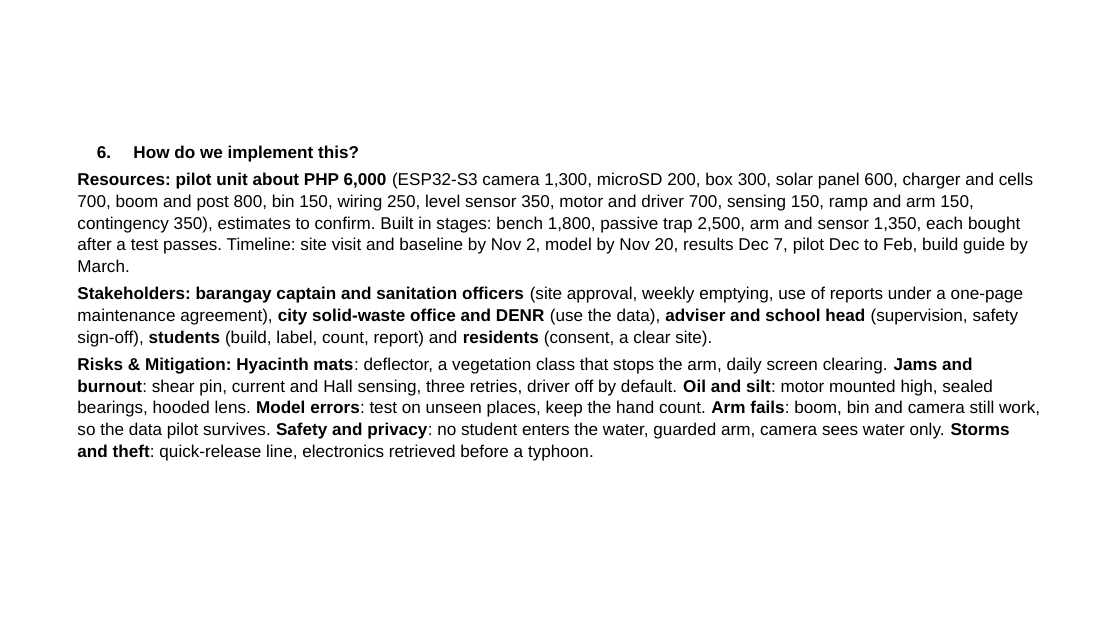
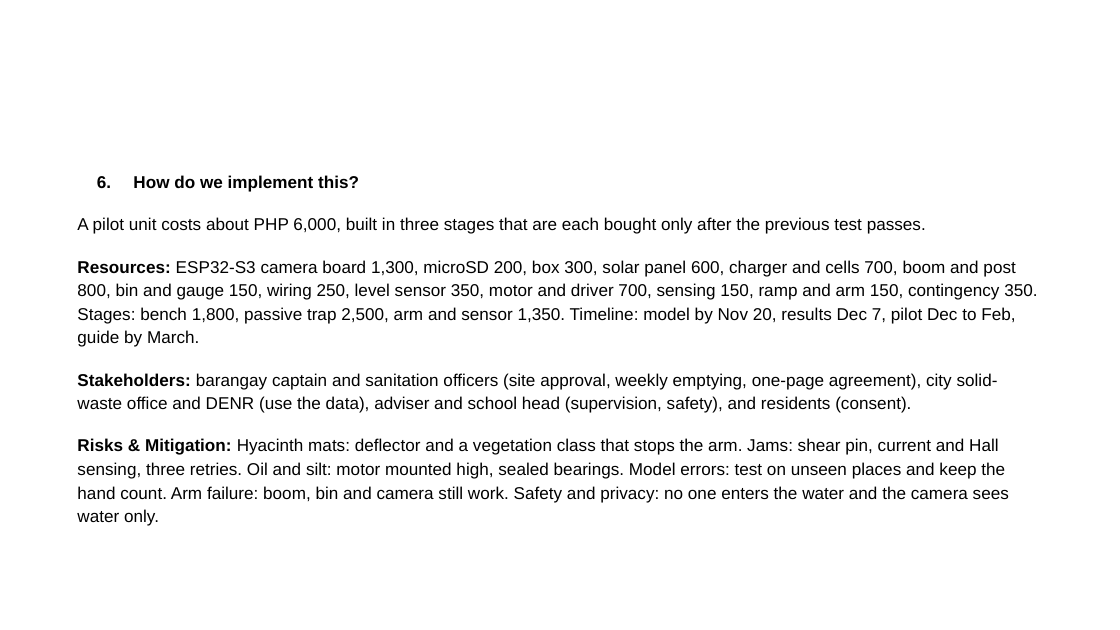
Before and after one commit to tmommu/research, a slide deck: slide 5 of sft_entry/SAGIP_SFT2026_Entry_PPT.pptx. Drawn at 1120x630 pixels with LibreOffice and Linux fonts; fonts in the diff are those of the drawing; background and template pictures are left out. Boxes give left, top, right and bottom in pixels: in the first picture for what was removed or moved away, otherwise in the second. Text is boxed around its words. In the diff, an @@ line names an element or a change of style, - is before the commit and + after.

```diff
--- a/sft_entry/SAGIP_SFT2026_Entry_PPT.pptx
+++ b/sft_entry/SAGIP_SFT2026_Entry_PPT.pptx
@@ text "How do we implement this?": place and size @@
-text "How do we implement this?" at <box>77,145,1040,461</box>
+text "How do we implement this?" at <box>77,175,1037,526</box>
@@ text at <box>133,175,359,192</box>: line spacing 1.05 to 1.15; more space between paragraphs @@
@@ text at <box>77,217,1037,526</box>: text changed @@
-Resources: pilot unit about PHP 6,000 (ESP32-S3 camera 1,300, microSD 200, box 300, solar panel 600, charger and cells 700, boom and post 800, bin 150, wiring 250, level sensor 350, motor and driver 700, sensing 150, ramp and arm 150, contingency 350), estimates to confirm. Built in stages: bench 1,800, passive trap 2,500, arm and sensor 1,350, each bought after a test passes. Timeline: site visit and baseline by Nov 2, model by Nov 20, results Dec 7, pilot Dec to Feb, build guide by March.
-Stakeholders: barangay captain and sanitation officers (site approval, weekly emptying, use of reports under a one-page maintenance agreement), city solid-waste office and DENR (use the data), adviser and school head (supervision, safety sign-off), students (build, label, count, report) and residents (consent, a clear site).
-Risks & Mitigation: Hyacinth mats: deflector, a vegetation class that stops the arm, daily screen clearing. Jams and burnout: shear pin, current and Hall sensing, three retries, driver off by default. Oil and silt: motor mounted high, sealed bearings, hooded lens. Model errors: test on unseen places, keep the hand count. Arm fails: boom, bin and camera still work, so the data pilot survives. Safety and privacy: no student enters the water, guarded arm, camera sees water only. Storms and theft: quick-release line, electronics retrieved before a typhoon.
+A pilot unit costs about PHP 6,000, built in three stages that are each bought only after the previous test passes.
+Resources: ESP32-S3 camera board 1,300, microSD 200, box 300, solar panel 600, charger and cells 700, boom and post 800, bin and gauge 150, wiring 250, level sensor 350, motor and driver 700, sensing 150, ramp and arm 150, contingency 350. Stages: bench 1,800, passive trap 2,500, arm and sensor 1,350. Timeline: model by Nov 20, results Dec 7, pilot Dec to Feb, guide by March.
+Stakeholders: barangay captain and sanitation officers (site approval, weekly emptying, one-page agreement), city solid-waste office and DENR (use the data), adviser and school head (supervision, safety), and residents (consent).
+Risks & Mitigation: Hyacinth mats: deflector and a vegetation class that stops the arm. Jams: shear pin, current and Hall sensing, three retries. Oil and silt: motor mounted high, sealed bearings. Model errors: test on unseen places and keep the hand count. Arm failure: boom, bin and camera still work. Safety and privacy: no one enters the water and the camera sees water only.
```
Also in this commit, not shown: 5 other slides changed, 9 other files.
